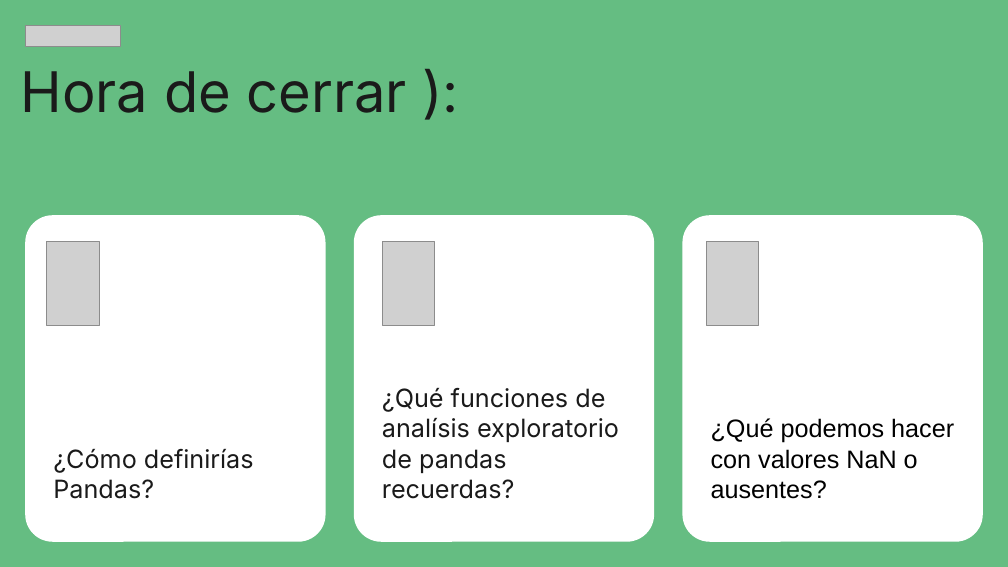
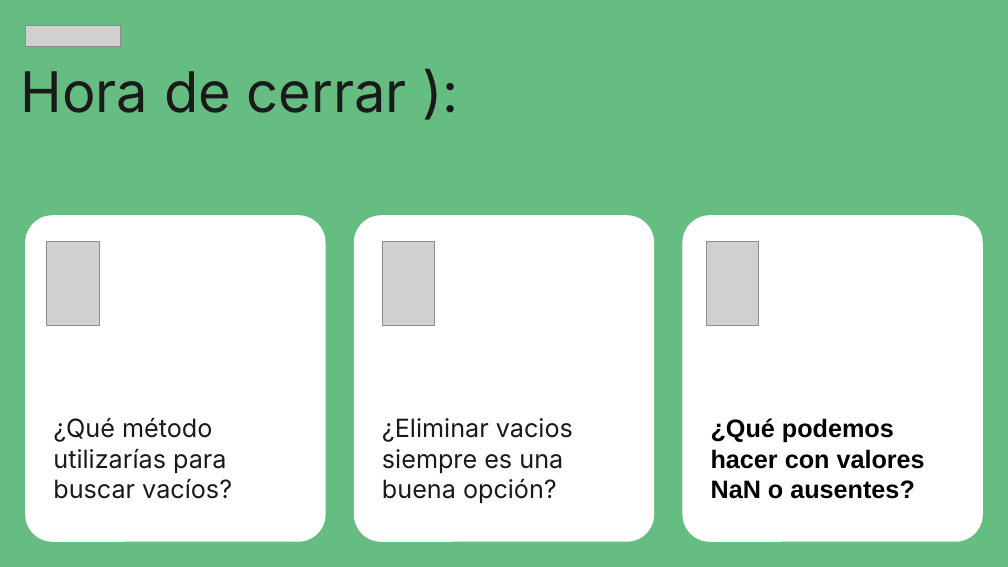
Before and after one commit to ljpiere/data_python_classes, a slide deck: slide 13 of DA/Webinar 07 - Sprint 3 - Modulos 3-4/Webinar_6.pptx. Drawn at 1008x567 pixels with LibreOffice and Linux fonts; fonts in the diff are those of the drawing; grey boxes stand for pictures. Boxes give left, top, right and bottom in pixels: in the first picture for what was removed or moved away, otherwise in the second. Text is boxed around its words. In the diff, an @@ line names an element or a change of style, - is before the commit and + after.

```diff
--- a/DA/Webinar 07 - Sprint 3 - Modulos 3-4/Webinar_6.pptx
+++ b/DA/Webinar 07 - Sprint 3 - Modulos 3-4/Webinar_6.pptx
@@ rounded rectangle "¿Qué podemos hacer con valores ..." at bbox=[682, 216, 983, 542]: bold on @@
@@ text in rounded rectangle at bbox=[53, 418, 232, 499]: text changed @@
-¿Cómo definirías Pandas?
+¿Qué método utilizarías para buscar vacíos?
@@ text in rounded rectangle at bbox=[382, 418, 573, 503]: text changed @@
-¿Qué funciones de analísis exploratorio de pandas recuerdas?
+¿Eliminar vacios siempre es una buena opción?
```
Also in this commit, not shown: 2 other slides changed, 15 other files.
